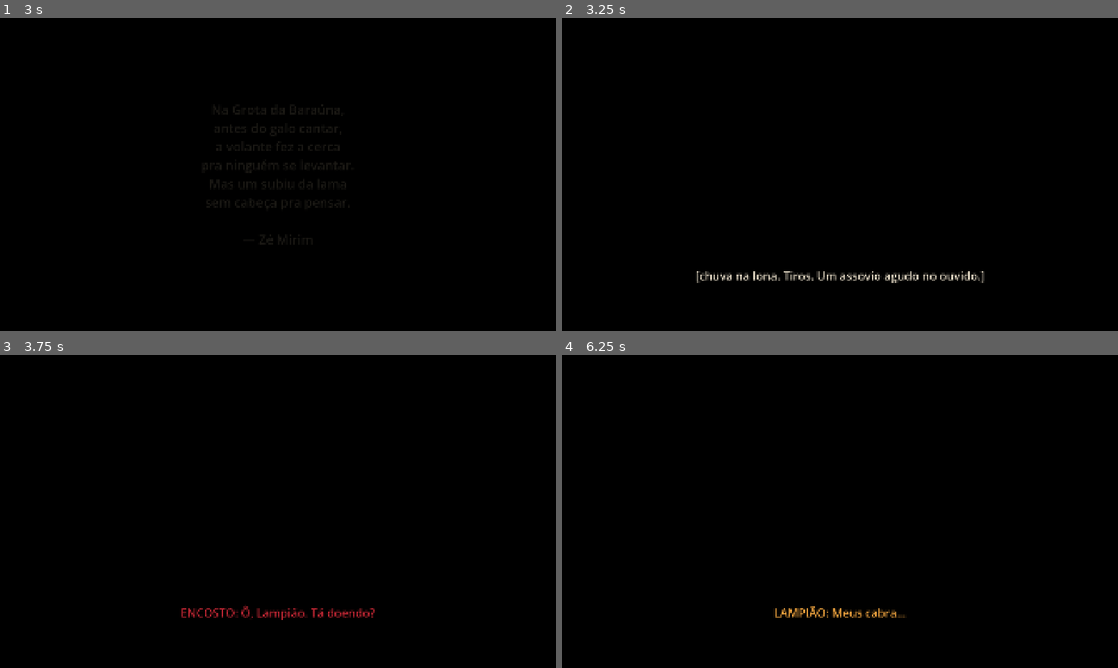
Above: before the commit, frames 1-4 (two rows, left to right).
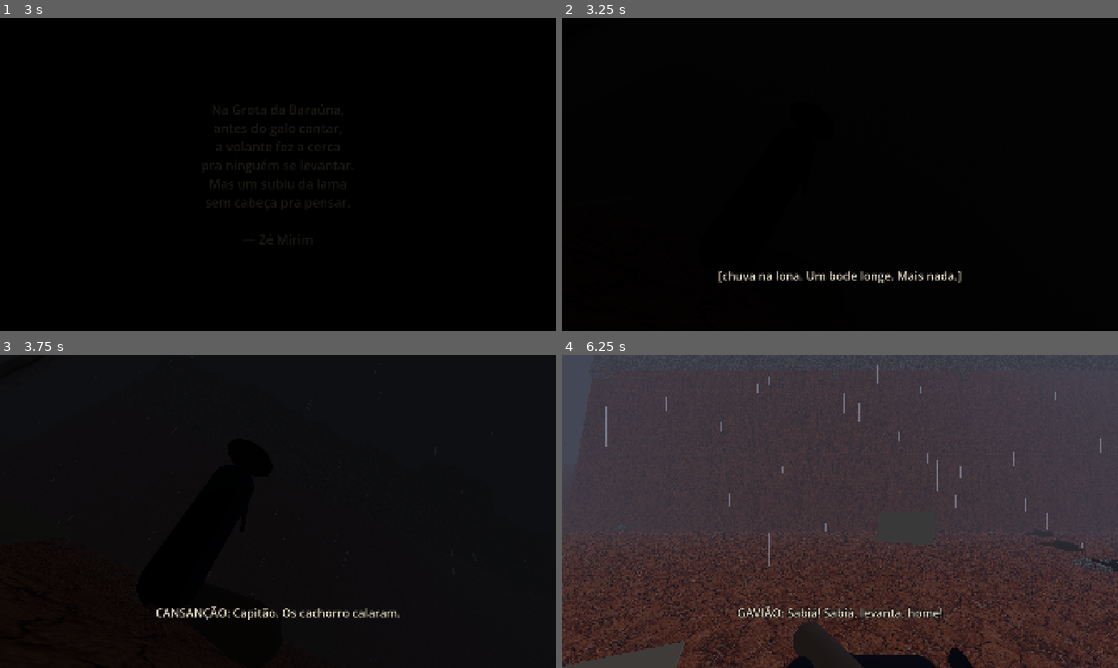
Above: after the commit, the same moments.

Repository: DIEGOHORVATTI/lampiao
Game: Godot game, scene res://ui/menu.tscn
Same seed, same stepped clock (60 frames per second), same inputs: the game is played once before the commit and once after it.
Inputs (mouse positions are in pixels of both pictures, inside the frame that each line leads up to):
- Up to frame 1 (3 s): tap Enter (ui_accept) at 0.5, 0.77, 1.52, 2 s; move the mouse to (400, 158) at 0.52 s; hold D (right) 0.53-1.28 s; hold F (activate) 0.53-1.28 s; click (400, 158) at 0.8 s; move the mouse to (250, 174) at 1.27 s; hold W (forward) from 1.28 s (still down); click (250, 174) at 1.35 s; tap F (activate) at 1.55 s; move the mouse to (289, 168) at 2.02 s; hold F (activate) 2.03-2.78 s; click (289, 168) at 2.3 s; move the mouse to (272, 180) at 2.77 s; right-click (272, 180) at 2.85 s
- Up to frame 2 (3.25 s): keep holding W (forward); tap Enter (ui_accept) at 3.02 s; tap F (activate) at 3.05 s
- Up to frame 3 (3.75 s): keep holding W (forward); tap Enter (ui_accept) at 3.5 s; move the mouse to (316, 514) at 3.52 s; press the mouse at (316, 514) at 3.53 s
- Up to frame 4 (6.25 s): tap Enter (ui_accept) at 3.77, 4.52, 6.02 s; tap R (reload) at 4.15 s; move the mouse to (795, 508) at 4.27 s; release the mouse at (795, 508) at 4.28 s; tap Q (raizes) at 4.35 s; tap F (activate) at 4.55, 6.05 s; move the mouse to (845, 511) at 5.02 s; hold Shift (sprint) 5.03-5.78 s; click (845, 511) at 5.3 s; move the mouse to (817, 505) at 5.77 s; release W (forward) at 5.78 s; hold D (right) from 5.78 s (still down); tap Mouse wheel down (weapon_change_next) at 5.85 s

Frame 1 is identical in both runs. In frame 2, 1.0% of the frame differs, in the area x 24-76%, y 80-85%; in frame 3, 1.1%; in frame 4, 99%, in the area x 0-100%, y 0-100%.

Commit message:
feat: prólogo e lata encenados em 3D (chuva, silhuetas, clarões, sons) no lugar da tela preta

Diff:
--- a/common/autoloads/ambiente.gd
+++ b/common/autoloads/ambiente.gd
@@ -9,6 +9,8 @@
 var t := 0.0
 var wind := 0.0
 var cricket_level := 0.0
+var rain_level := 0.0
+var rain_noise := 0.0
 
 
 func _ready() -> void:
@@ -24,7 +26,7 @@
 
 func _process(delta: float) -> void:
 	var target := 0.0
-	if Pacto.active and Global.player and not _creature_near():
+	if Pacto.active and Global.player and not _creature_near() and rain_level == 0.0:
 		target = 1.0
 	cricket_level = move_toward(cricket_level, target, delta * (0.4 if target > cricket_level else 2.5))
 	var frames := playback.get_frames_available()
@@ -35,7 +37,10 @@
 		var cricket := sin(phase * TAU) * chirp * 0.18 * cricket_level
 		wind = lerpf(wind, randf_range(-1.0, 1.0), 0.02)
 		var gust := 0.5 + 0.5 * sin(t * 0.21) * sin(t * 0.13)
-		var sample := cricket + wind * 0.35 * gust
+		var white := randf_range(-1.0, 1.0)
+		var hiss := white - rain_noise
+		rain_noise = white
+		var sample := cricket + wind * 0.35 * gust + hiss * 0.12 * rain_level
 		playback.push_frame(Vector2(sample, sample))
 
 
--- /dev/null
+++ b/tools/cine_shots.gd
@@ -0,0 +1,17 @@
+extends Node
+
+
+func _ready() -> void:
+	Engine.time_scale = 3.0
+	Historia.reset()
+	add_child(load("res://world/cap01/cap01.tscn").instantiate())
+	for i in 22:
+		await get_tree().create_timer(6.0 * Engine.time_scale).timeout
+		if Dialogo.hold_bar.visible:
+			Input.action_press("activate")
+		elif Input.is_action_pressed("activate"):
+			Input.action_release("activate")
+		get_viewport().get_texture().get_image().save_png("/tmp/claude-1000/cine/%02d.png" % i)
+		if Pacto.active:
+			break
+	get_tree().quit()
--- /dev/null
+++ b/tools/cine_shots.tscn
@@ -0,0 +1,6 @@
+[gd_scene format=3]
+
+[ext_resource type="Script" path="res://tools/cine_shots.gd" id="1"]
+
+[node name="C" type="Node"]
+script = ExtResource("1")
--- a/world/cap01/cap01.gd
+++ b/world/cap01/cap01.gd
@@ -1,6 +1,8 @@
 extends Node3D
 
 const CORPO_SECO := preload("res://enemies/corpo_seco.tscn")
+const CINEMATICA := preload("res://world/cap01/cinematica.gd")
+const RELEVO := preload("res://world/cap01/relevo.gd")
 const INTERAGIVEL := preload("res://world/interagivel.gd")
 const CORPOS := [
 	["Cansanção", "Vinte ano do meu lado, velho. Vinte ano."],
@@ -13,6 +15,8 @@
 const BENEDITO_TIMEOUT := 30.0
 
 var covered := 0
+var cine: Node3D
+var firing := false
 var e4_spawned := 0
 var e4_done := false
 
@@ -20,6 +24,7 @@
 func _ready() -> void:
 	await get_tree().process_frame
 	_lock(true)
+	_rig().set_lit(false)
 	Dialogo.fade(1.0, 0.0)
 	await _prologo()
 	await _lata()
@@ -27,9 +32,40 @@
 
 
 func _prologo() -> void:
+	cine = CINEMATICA.new()
+	add_child(cine)
+	cine.setup(self)
 	await Dialogo.cartao("Na Grota da Baraúna,\nantes do galo cantar,\na volante fez a cerca\npra ninguém se levantar.\nMas um subiu da lama\nsem cabeça pra pensar.\n\n— Zé Mirim", 5.0)
-	await Dialogo.falar([
-		["", "[chuva na lona. Tiros. Um assovio agudo no ouvido.]"],
+	var floor_y := RELEVO.altura(-6, 80)
+	cine.begin(Vector3(-6, floor_y, 80), -90.0)
+	cine.dawn_rain()
+	var rim := []
+	for z in [80, 86, 92, 98, 104, 110]:
+		rim.append(cine.soldier(Vector3(17, RELEVO.altura(17, z), z), PI / 2))
+	var cansancao: Node3D = cine.soldier(Vector3(-4, floor_y, 79.5), -PI / 2)
+	cine.look(28.0, 0.1)
+	Dialogo.fade(0.0, 3.0)
+	await Dialogo.falar([["", "[chuva na lona. Um bode longe. Mais nada.]"], ["CANSANÇÃO", "Capitão. Os cachorro calaram."]])
+	await cine.lift_head(1.5)
+	cine.sound(cine.PISTOL, cansancao.global_position + Vector3(6, 4, 0), 4.0)
+	create_tween().tween_property(cansancao, "rotation:z", -PI / 2, 0.4)
+	firing = true
+	_fire_loop(rim)
+	await Dialogo.falar([
+		["GAVIÃO", "Sabiá! Sabiá, levanta, home!"],
+		["JUREMA", "Capitão, eu atiro? Eu atiro?"],
+		["LAMPIÃO", "Fica atrás da pedra, menino! Atrás da pedra!"],
+	])
+	cine.sound(cine.PISTOL, Vector3(16, RELEVO.altura(16, 90), 90), 8.0)
+	await Dialogo.fade(0.55, 0.15, Color(0.45, 0.0, 0.0))
+	AudioServer.set_bus_volume_db(0, -14.0)
+	await cine.fall_to_side(0.6)
+	cine.look(18.0, 0.8)
+	await Dialogo.fade(0.7, 1.5, Color(0.04, 0.0, 0.0))
+	var passer: Node3D = cine.soldier(Vector3(-3, floor_y, 77), PI)
+	create_tween().tween_property(passer, "global_position", Vector3(-3, floor_y, 84), 6.0)
+	cine.footsteps(passer.global_position, 10, 0.6)
+	await Dialogo.falar([
 		["ENCOSTO", "Ô, Lampião. Tá doendo?"],
 		["LAMPIÃO", "Quem é?"],
 		["ENCOSTO", "Quem sempre andou do teu lado. Tu é que nunca olhou pra trás."],
@@ -45,23 +81,77 @@
 	await Dialogo.falar([
 		["LAMPIÃO", "Feito. Eu te alimento com qualquer carniça que tiver no caminho. Mas tu fica calado até eu ter minha vingança."],
 		["ENCOSTO", "(riso baixo) Calado eu fico. Com fome, não."],
-		["", "[o facão sobe contra o céu cinza]"],
-	])
+	])
+	var executioner: Node3D = cine.soldier(Vector3(-5.2, floor_y, 80.6), -PI / 2)
+	cine.footsteps(executioner.global_position, 3, 0.5)
+	await Dialogo.fade(0.3, 1.0, Color(0.04, 0.0, 0.0))
+	await cine.look(-60.0, 1.5)
+	await get_tree().create_timer(1.2).timeout
+	firing = false
+	Dialogo.fade(1.0, 0.0)
+	AudioServer.set_bus_volume_db(0, -80.0)
+	for node in rim + [cansancao, passer, executioner]:
+		node.queue_free()
 	await get_tree().create_timer(3.0).timeout
+	AudioServer.set_bus_volume_db(0, 0.0)
+	cine.end()
+
+
+func _fire_loop(rim: Array) -> void:
+	while firing:
+		var shooter: Node3D = rim[randi() % rim.size()]
+		await cine.burst(shooter.global_position + Vector3(-0.5, 1.4, 0), randi_range(2, 6), 0.09)
+		await get_tree().create_timer(randf_range(0.3, 1.2)).timeout
 
 
 func _lata() -> void:
-	await Dialogo.falar([
-		["", "[líquido mexendo. Tudo âmbar e turvo, dentro de uma lata de querosene.]"],
+	cine.setup(self)
+	var lata_pos := Vector3(-3, RELEVO.altura(-3, 3), 3)
+	cine.begin(lata_pos, -45.0)
+	cine.look(4.0, 0.1)
+	var camp := []
+	for p in [Vector3(2, -0.5, -1), Vector3(-1, -0.5, -2.2), Vector3(1.8, -0.5, 1.6)]:
+		camp.append(cine.soldier(p, atan2(p.x, p.z)))
+	camp.append(cine.soldier(Vector3(-8, 0, -2.5), PI / 2))
+	await Dialogo.fade(0.6, 2.0, Color(0.5, 0.3, 0.04))
+	await Dialogo.falar([
+		["", "[líquido mexendo. Tudo âmbar e turvo, de dentro de uma lata de querosene. Luz de fogueira por um furo de prego.]"],
 		["SOLDADO", "Sete lata, sete cabeça. Coronel paga por cabeça."],
 		["SOLDADO", "Bota mais sal na do Capitão, que essa vai separada, na frente."],
 		["TENENTE LAURINDO", "Ninguém mexe nessa lata. Essa é minha."],
+		["SOLDADO", "E o eixo, Tenente?"],
+		["TENENTE LAURINDO", "De manhã se conserta. Ninguém dorme longe da fogueira."],
 		["ENCOSTO", "Shhh. Num se mexe, garoto. Inda não."],
-		["", "[três batidas de nó de dedo no metal. Devagar.]"],
+	])
+	await get_tree().create_timer(2.0).timeout
+	for i in 3:
+		cine.knock(lata_pos + Vector3.UP * 0.3)
+		await get_tree().create_timer(1.1).timeout
+	var sentinela: Node3D = cine.soldier(Vector3(-11, RELEVO.altura(-11, 9), 9), -PI * 0.75)
+	var body: Node3D = cine.undead_walker(Vector3(-16, RELEVO.altura(-16, 12), 12))
+	create_tween().tween_property(body, "global_position", lata_pos + Vector3(-0.6, 0, 0.9), 9.0)
+	cine.footsteps(body.global_position, 12, 0.75)
+	await Dialogo.falar([
+		["SENTINELA", "Quem vem lá?"],
 		["SENTINELA", "Quem vem lá, desgraça? ...Valei-me. Valei-me, Nossa Senhora..."],
-		["", "[grito. Tiro. A lata cai. Som úmido de raiz costurando, estalo de galho verde.]"],
-	])
-	await Dialogo.fade(0.0, 2.0)
+	])
+	cine.sound(cine.PISTOL, sentinela.global_position + Vector3.UP, 6.0)
+	create_tween().tween_property(sentinela, "rotation:x", PI / 2, 0.5)
+	await Dialogo.fade(0.0, 0.25)
+	await cine.look(-10.0, 0.4)
+	await Dialogo.falar([["", "[a lata cai. A tampa salta. A cabeça rola na terra.]"]])
+	await get_tree().create_timer(2.0).timeout
+	await Dialogo.falar([["", "[dois braços descem. Os dedos estão pretos, com raiz saindo de debaixo das unhas.]"]])
+	body.queue_free()
+	Dialogo.fade(0.5, 0.2, Color(0.5, 0.0, 0.0))
+	await cine.lift_head(2.5)
+	await Dialogo.fade(0.0, 0.8)
+	for soldier in camp:
+		var run := create_tween()
+		run.tween_property(soldier, "global_position", soldier.global_position + Vector3(randf_range(-4, 4), 0, -30), 3.0)
+		run.tween_callback(soldier.queue_free)
+	cine.sound(cine.ENGINE, Vector3(0, 0, -10), 4.0)
+	cine.end()
 	_lock(false)
 	Pacto.start_level(60.0, 0.0)
 	_rig().set_lit(false)
@@ -86,7 +176,6 @@
 	_gatilho("G_Estrada").entrou.connect(_amanhecer)
 	await Dialogo.falar([
 		["TENENTE LAURINDO", "É assombração! Pro caminhão! Larga essa merda e sobe!"],
-		["", "[o caminhão arranca com o eixo rangendo, levando as outras seis latas]"],
 		["ENCOSTO", "Tá seco. Enche da tua lata, garoto. É querosene bom, tá com teu cheiro."],
 	])
 
--- /dev/null
+++ b/world/cap01/cinematica.gd
@@ -0,0 +1,200 @@
+extends Node3D
+
+const SMG := preload("res://resources/sfx/weapons/smg.wav")
+const PISTOL := preload("res://resources/sfx/weapons/pistol.wav")
+const ENGINE := preload("res://resources/sfx/engine.wav")
+const FOOTSTEP := preload("res://player/sfx/footstep_ground.ogg")
+const UNDEAD := preload("res://enemies/undead.tscn")
+const SILHOUETTE := Color(0.03, 0.03, 0.035)
+const DAWN_SKY := Color(0.2, 0.21, 0.24)
+const LYING_ROLL := 25.0
+
+var player: Node3D
+var env: Environment
+var saved_env := {}
+var rain: CPUParticles3D
+
+
+func setup(level: Node3D) -> void:
+	player = Global.player
+	env = level.find_child("WorldEnvironment", true, false).environment
+	for key in ["background_color", "ambient_light_energy", "ambient_light_color", "fog_light_color", "fog_density"]:
+		saved_env[key] = env.get(key)
+
+
+func begin(at: Vector3, yaw_deg: float, lying := true) -> void:
+	player.global_position = at
+	player.camera_pivot.rotation.y = deg_to_rad(yaw_deg)
+	player.camera_pivot.position.y = 0.25 if lying else 1.7
+	player.camera_holder.rotation.x = 0.0
+	player.camera.rotation.z = deg_to_rad(LYING_ROLL) if lying else 0.0
+	player.get_node("WeaponSubViewport").visible = false
+	_hud(false)
+
+
+func end() -> void:
+	player.camera_pivot.position.y = 1.7
+	player.camera.rotation.z = 0.0
+	player.camera_holder.rotation.x = 0.0
+	player.get_node("WeaponSubViewport").visible = true
+	_hud(true)
+	for key in saved_env:
+		env.set(key, saved_env[key])
+	Ambiente.rain_level = 0.0
+	if rain:
+		rain.queue_free()
+		rain = null
+
+
+func dawn_rain() -> void:
+	env.background_color = DAWN_SKY
+	env.ambient_light_energy = 0.55
+	env.ambient_light_color = Color(0.5, 0.52, 0.6)
+	env.fog_light_color = Color(0.22, 0.23, 0.27)
+	env.fog_density = 0.03
+	Ambiente.rain_level = 1.0
+	rain = CPUParticles3D.new()
+	rain.amount = 500
+	rain.lifetime = 0.9
+	rain.emission_shape = CPUParticles3D.EMISSION_SHAPE_BOX
+	rain.emission_box_extents = Vector3(12, 0.5, 12)
+	rain.direction = Vector3(0.1, -1, 0)
+	rain.spread = 3.0
+	rain.initial_velocity_min = 18.0
+	rain.initial_velocity_max = 22.0
+	rain.gravity = Vector3.ZERO
+	var drop := QuadMesh.new()
+	drop.size = Vector2(0.015, 0.45)
+	var mat := StandardMaterial3D.new()
+	mat.albedo_color = Color(0.7, 0.75, 0.85, 0.35)
+	mat.transparency = BaseMaterial3D.TRANSPARENCY_ALPHA
+	mat.shading_mode = BaseMaterial3D.SHADING_MODE_UNSHADED
+	mat.billboard_mode = BaseMaterial3D.BILLBOARD_FIXED_Y
+	drop.material = mat
+	rain.mesh = drop
+	add_child(rain)
+	rain.global_position = player.global_position + Vector3.UP * 9.0
+
+
+func soldier(at: Vector3, yaw := 0.0) -> Node3D:
+	var root := Node3D.new()
+	var mat := StandardMaterial3D.new()
+	mat.albedo_color = SILHOUETTE
+	mat.roughness = 1.0
+	var body := CapsuleMesh.new()
+	body.radius = 0.24
+	body.height = 1.6
+	_part(root, body, mat, Vector3(0, 0.8, 0))
+	var head := SphereMesh.new()
+	head.radius = 0.13
+	head.height = 0.26
+	_part(root, head, mat, Vector3(0, 1.72, 0))
+	var hat := CylinderMesh.new()
+	hat.top_radius = 0.16
+	hat.bottom_radius = 0.3
+	hat.height = 0.08
+	_part(root, hat, mat, Vector3(0, 1.84, 0))
+	var rifle := BoxMesh.new()
+	rifle.size = Vector3(0.05, 0.05, 1.1)
+	_part(root, rifle, mat, Vector3(0.22, 1.25, -0.35))
+	add_child(root)
+	root.global_position = at
+	root.rotation.y = yaw
+	return root
+
+
+func undead_walker(at: Vector3) -> Node3D:
+	var walker: CharacterBody3D = UNDEAD.instantiate()
+	walker.show_health_bar = false
+	add_child(walker)
+	walker.global_position = at
+	walker.remove_from_group("inimigos")
+	walker.set_physics_process(false)
+	walker.animation_tree.set("parameters/conditions/move", true)
+	return walker
+
+
+func burst(from: Vector3, shots: int, gap: float, stream: AudioStream = SMG) -> void:
+	var flash := OmniLight3D.new()
+	flash.light_color = Color(1.0, 0.75, 0.4)
+	flash.omni_range = 14.0
+	add_child(flash)
+	flash.global_position = from
+	for i in shots:
+		sound(stream, from, 2.0)
+		flash.light_energy = 6.0
+		await get_tree().create_timer(0.05).timeout
+		flash.light_energy = 0.0
+		await get_tree().create_timer(gap).timeout
+	flash.queue_free()
+
+
+func sound(stream: AudioStream, at: Vector3, volume_db := 0.0) -> void:
+	var p := AudioStreamPlayer3D.new()
+	p.stream = stream
+	p.volume_db = volume_db
+	p.max_distance = 80.0
+	add_child(p)
+	p.global_position = at
+	p.play()
+	p.finished.connect(p.queue_free)
+
+
+func footsteps(at: Vector3, count: int, gap: float) -> void:
+	for i in count:
+		sound(FOOTSTEP, at, -4.0)
+		await get_tree().create_timer(gap).timeout
+
+
+func knock(at: Vector3) -> void:
+	sound(_knock_stream(), at, 6.0)
+
+
+func fall_to_side(seconds: float) -> void:
+	var t := create_tween().set_parallel()
+	t.tween_property(player.camera_pivot, "position:y", 0.25, seconds)
+	t.tween_property(player.camera, "rotation:z", deg_to_rad(LYING_ROLL), seconds)
+	await t.finished
+
+
+func look(pitch_deg: float, seconds: float) -> void:
+	await create_tween().tween_property(player.camera_holder, "rotation:x", deg_to_rad(pitch_deg), seconds).finished
+
+
+func lift_head(seconds: float) -> void:
+	var t := create_tween().set_parallel()
+	t.tween_property(player.camera_pivot, "position:y", 1.7, seconds).set_trans(Tween.TRANS_SINE)
+	t.tween_property(player.camera, "rotation:z", 0.0, seconds).set_trans(Tween.TRANS_SINE)
+	t.tween_property(player.camera_holder, "rotation:x", 0.0, seconds)
+	await t.finished
+
+
+func _hud(visible_now: bool) -> void:
+	var hud := get_parent().find_child("HUD", true, false)
+	if hud:
+		hud.visible = visible_now
+
+
+func _part(root: Node3D, mesh: Mesh, mat: Material, pos: Vector3) -> void:
+	var mi := MeshInstance3D.new()
+	mi.mesh = mesh
+	mi.material_override = mat
+	mi.position = pos
+	root.add_child(mi)
+
+
+func _knock_stream() -> AudioStreamWAV:
+	var rate := 22050
+	var data := PackedByteArray()
+	var length := int(rate * 0.12)
+	data.resize(length * 2)
+	for i in length:
+		var t := float(i) / rate
+		var decay := exp(-t * 45.0)
+		var v := (sin(TAU * 170.0 * t) * 0.7 + randf_range(-0.3, 0.3)) * decay
+		data.encode_s16(i * 2, int(clampf(v, -1.0, 1.0) * 30000.0))
+	var wav := AudioStreamWAV.new()
+	wav.format = AudioStreamWAV.FORMAT_16_BITS
+	wav.mix_rate = rate
+	wav.data = data
+	return wav
Not shown, added: tools/cine_shots.gd.uid
Not shown, added: world/cap01/cinematica.gd.uid
